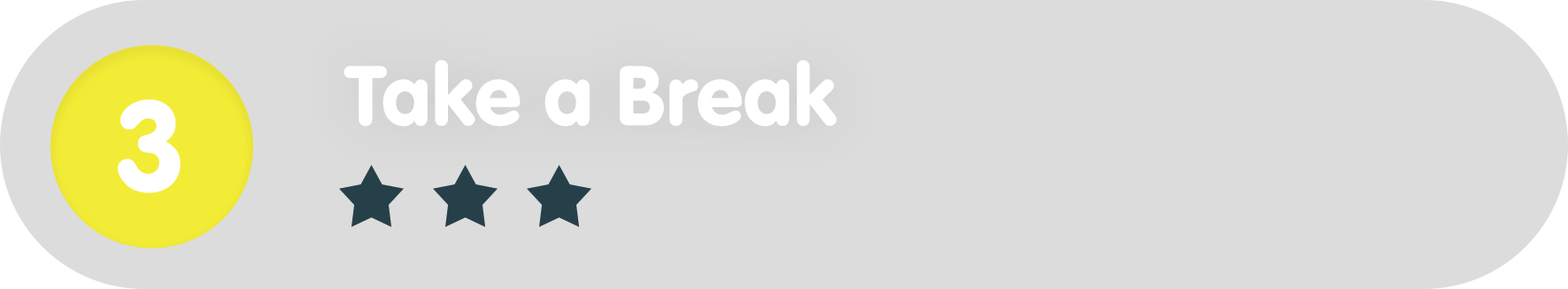
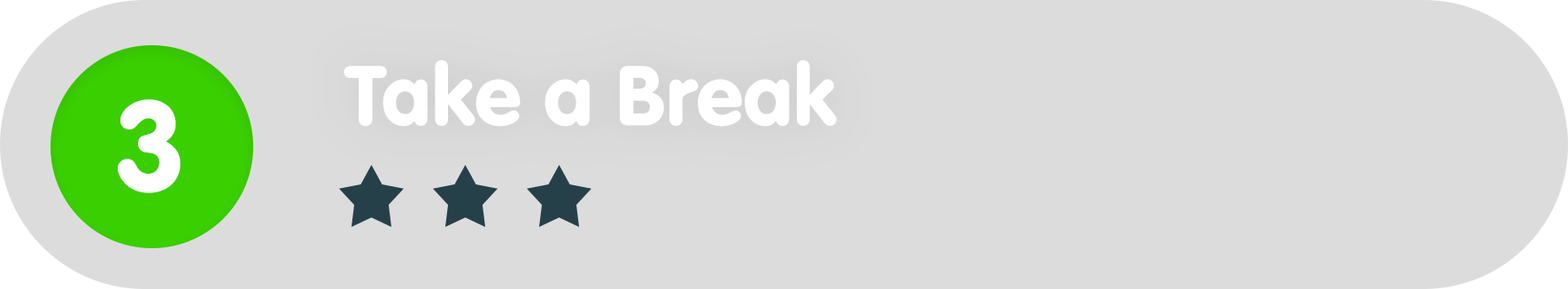
Layered file, before and after one edit (1568x289). Changes by layer:
painted on "Ellipse_green" over (x1=50, y1=45, x2=254, y2=248)
